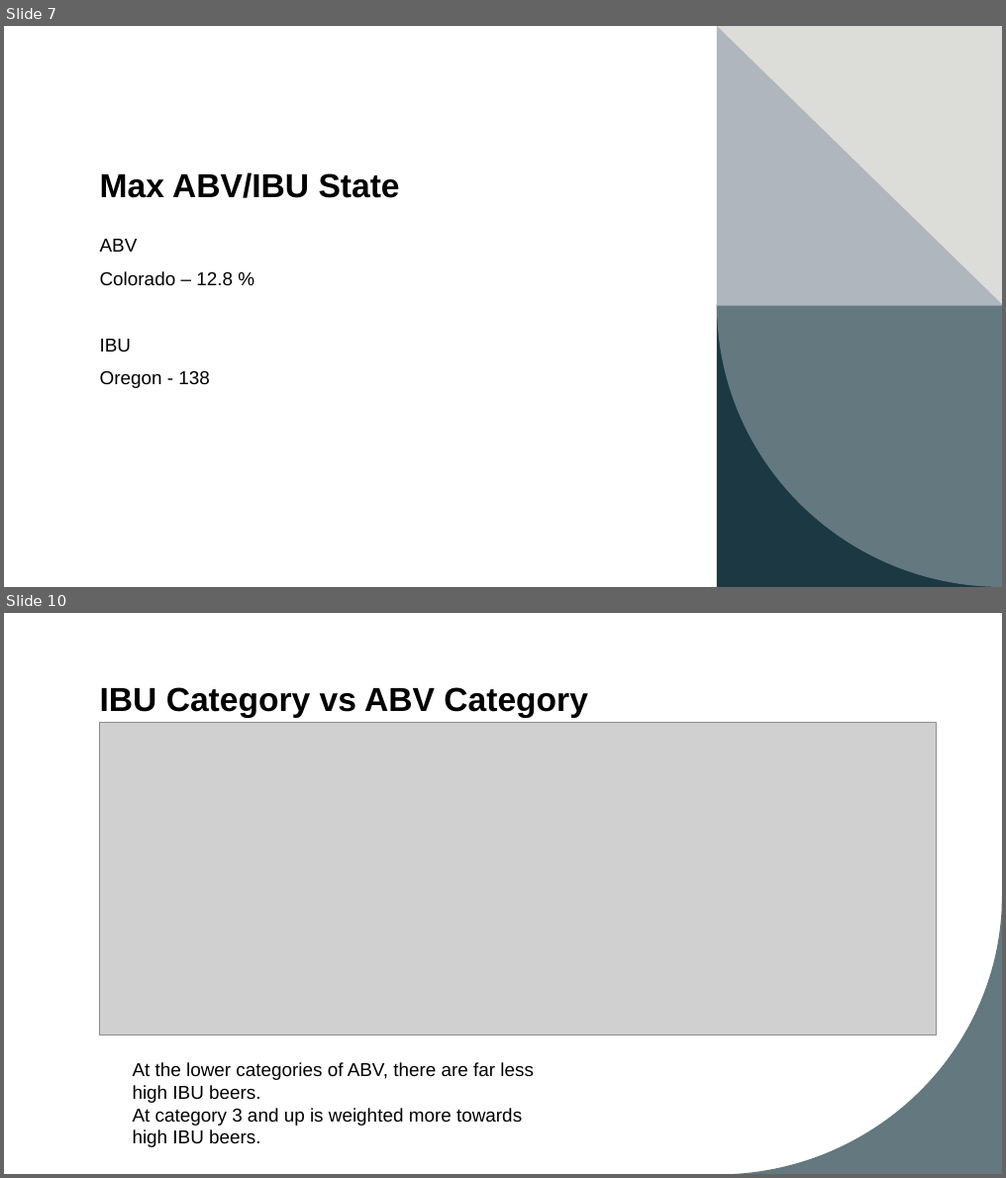
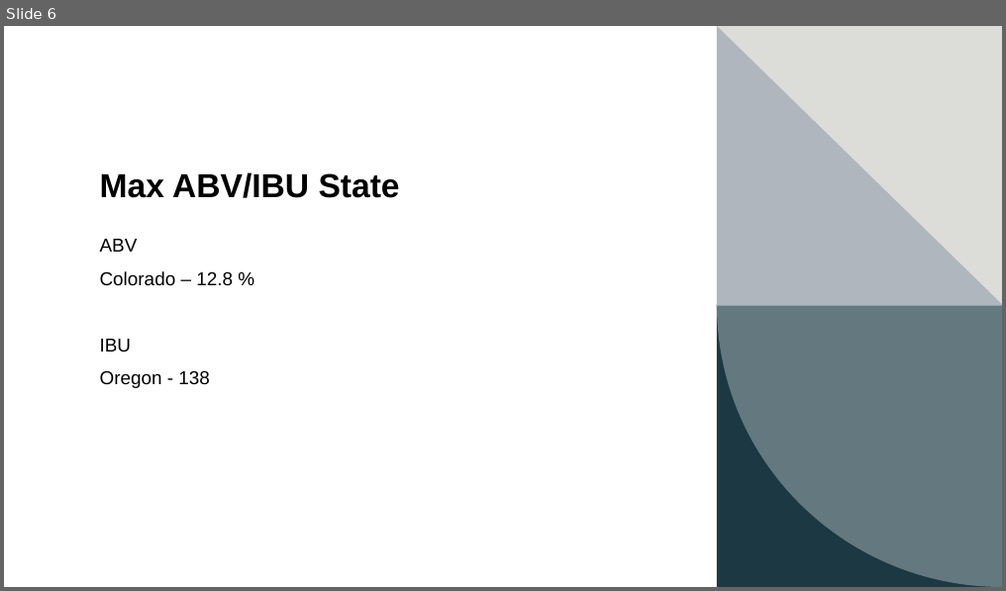
Before and after one commit to cdholmes11/DDS-Project-1, a slide deck: DDS_Project_1_Presentation_Dane.pptx. Shown one above the other, each under a label of ours: slides 7 and 10 before the commit, slide 6 after it; the slides between them are not shown. The pictures are 1006x1178 and 1006x591 pixels, drawn with LibreOffice and Linux fonts; fonts in the diff are those of the drawing; grey boxes stand for pictures. Boxes give left, top, right and bottom in pixels: in the first picture for what was removed or moved away, otherwise in the second. Text is boxed around its words. In the diff, an @@ line names an element or a change of style, - is before the commit and + after.

```diff
--- a/DDS_Project_1_Presentation_Dane.pptx
+++ b/DDS_Project_1_Presentation_Dane.pptx
@@ slide 10 removed at (x1=4, y1=613, x2=1002, y2=1174), background #FFFFFF; not listed: 1 template element that a slide beside it also shows @@
@@ title removed at (x1=100, y1=687, x2=588, y2=718) @@
-IBU Category vs ABV Category
@@ picture removed at (x1=99, y1=722, x2=936, y2=1035) @@
@@ text removed at (x1=133, y1=1062, x2=534, y2=1148) @@
-At the lower categories of ABV, there are far less high IBU beers.
-At category 3 and up is weighted more towards high IBU beers.
@@ what was slide 7 is now slide 6 @@
```
Also in this commit, not shown: 8 slides changed, 6 slides added, 3 other slides removed, 1 other file.
